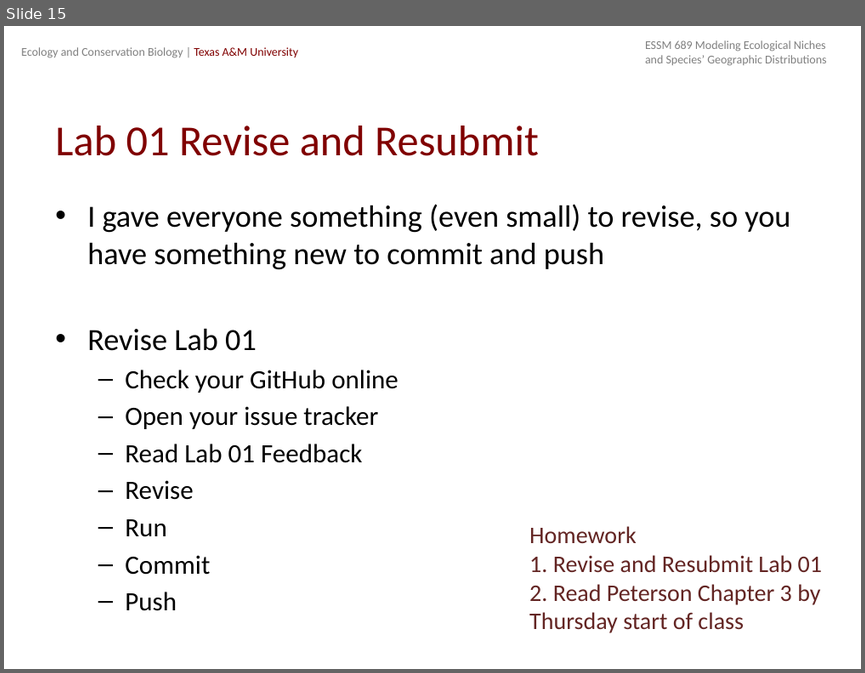
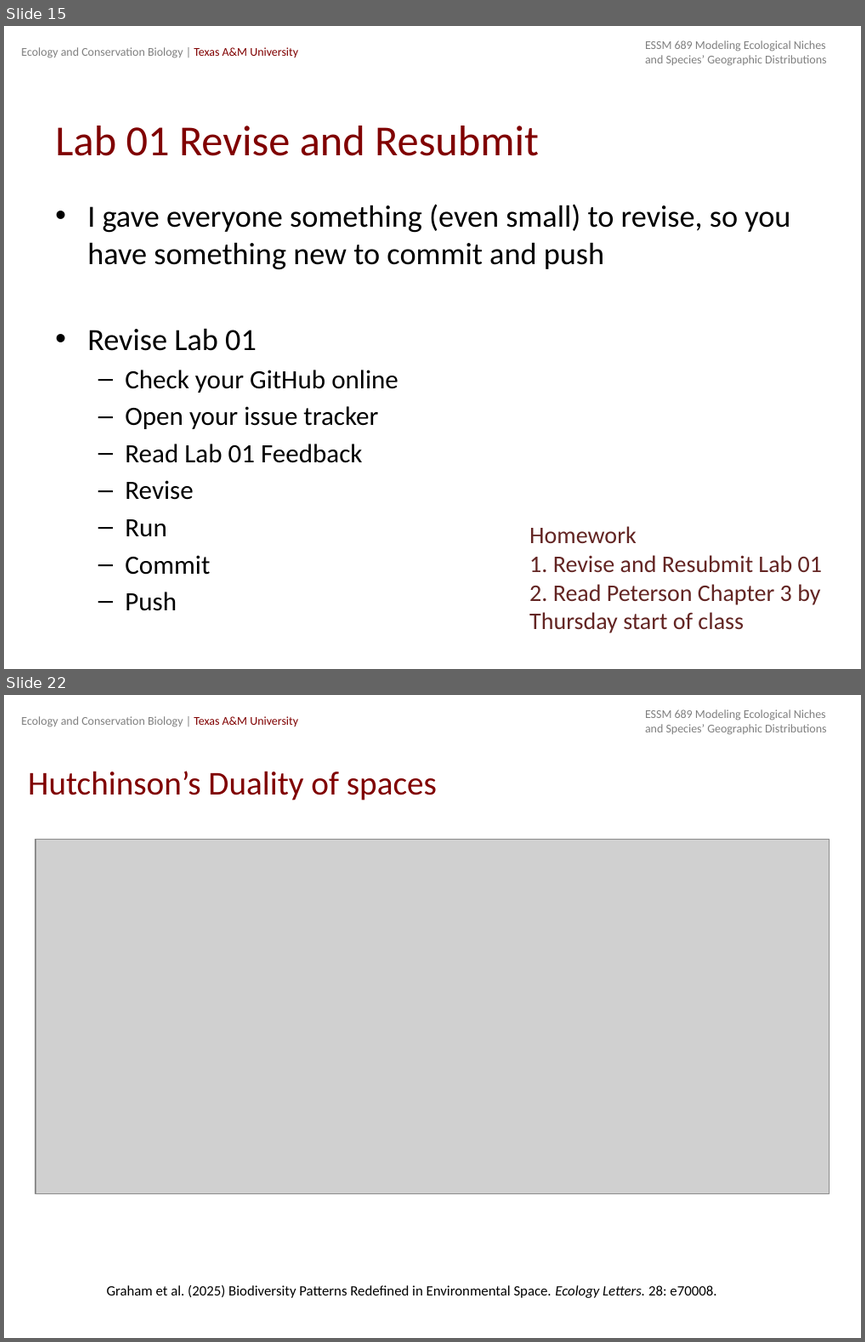
Before and after one commit to michellelawing/ECCB689, a slide deck: Slides/Week 2. Niches_and_Distributions_a.pptx. Shown one above the other, each under a label of ours: slide 15 before the commit, slides 15 and 22 after it; the slides between them are not shown. The pictures are 865x673 and 865x1342 pixels, drawn with LibreOffice and Linux fonts; fonts in the diff are those of the drawing; grey boxes stand for pictures. Boxes give left, top, right and bottom in pixels: in the first picture for what was removed or moved away, otherwise in the second. Text is boxed around its words. In the diff, an @@ line names an element or a change of style, - is before the commit and + after.

```diff
--- a/Slides/Week 2. Niches_and_Distributions_a.pptx
+++ b/Slides/Week 2. Niches_and_Distributions_a.pptx
@@ slide 22 added at [4, 695, 861, 1338], background #FFFFFF; not listed: 2 template elements that a slide beside it also shows @@
@@ title added at [28, 771, 437, 800], 28 pt, text #800000 @@
+Hutchinson’s Duality of spaces
@@ picture added at [35, 839, 830, 1193] @@
@@ text added at [107, 1285, 716, 1298], 12 pt, text #000000 @@
+Graham et al. (2025) Biodiversity Patterns Redefined in Environmental Space. Ecology Letters. 28: e70008.
```
Also in this commit, not shown: 1 slide changed, 16 other slides added, 1 other file.
